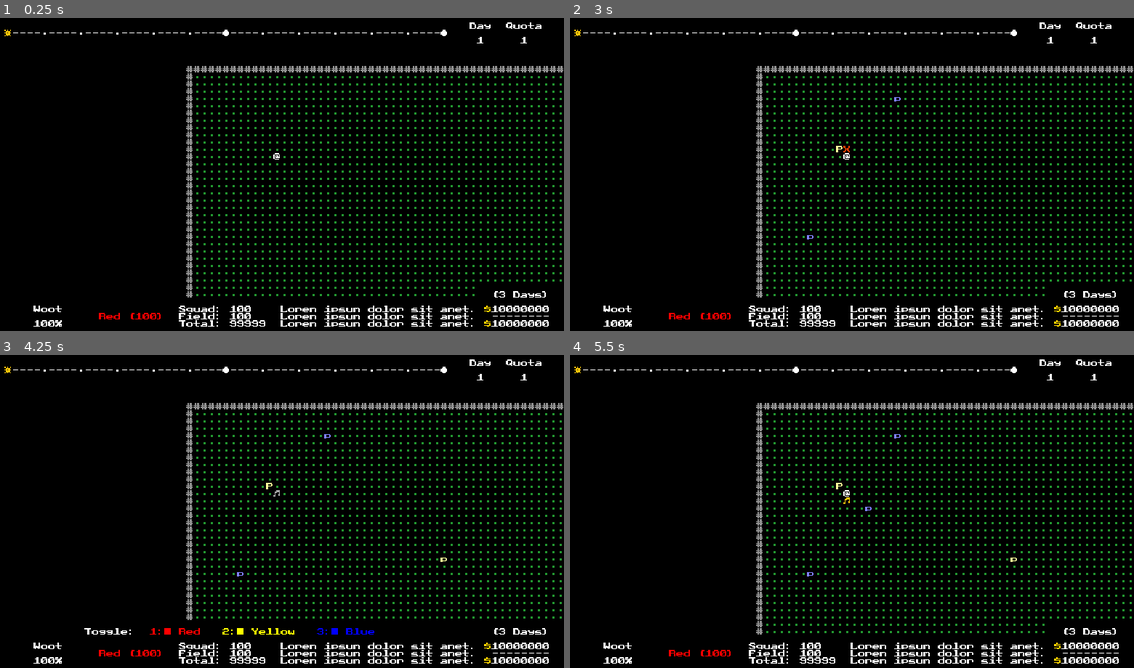
Above: before the commit, frames 1-4 (two rows, left to right).
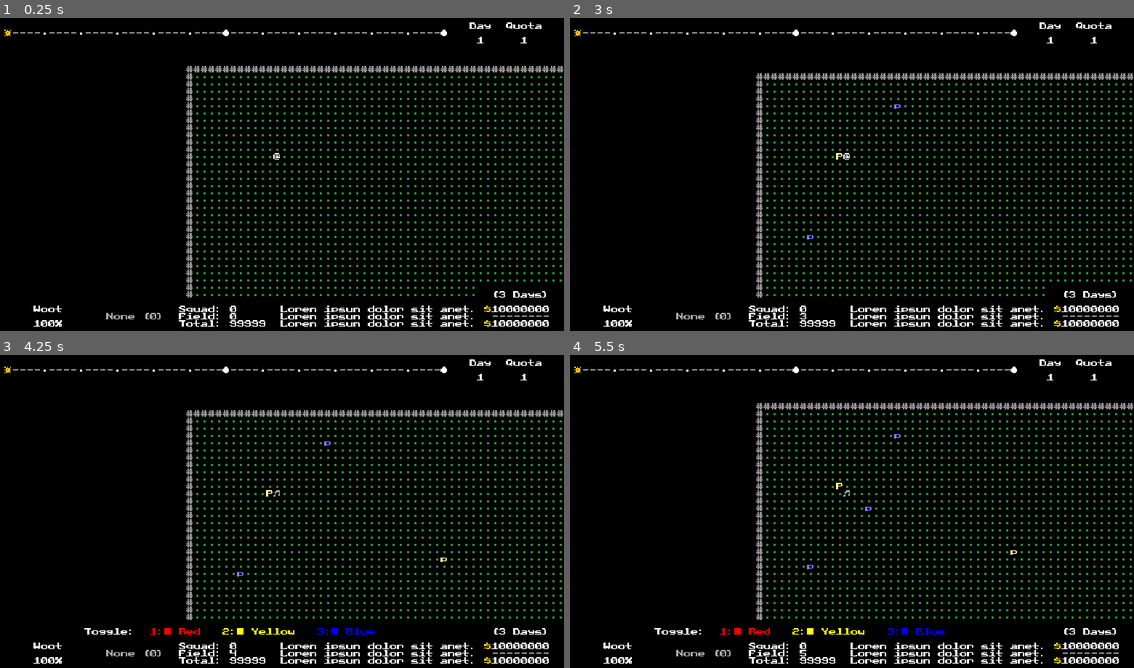
Above: after the commit, the same moments.

Repository: w00tyd00d/Roguemin
Game: Godot game, scene res://prefabs/main.tscn
Same seed, same stepped clock (60 frames per second), same inputs: the game is played once before the commit and once after it.
Inputs (mouse positions are in pixels of both pictures, inside the frame that each line leads up to):
- Up to frame 1 (0.25 s): no input
- Up to frame 2 (3 s): tap Enter at 0.5, 2 s; move the mouse to (840, 152) at 0.52 s; hold E (c_cycle_right) 0.53-1.28 s; tap F (c_throw) at 0.6, 2.3 s; click (840, 152) at 0.67 s; tap W (c_whistle) at 0.8, 1.35 s; tap Space at 1.25, 2.75 s; move the mouse to (727, 187) at 1.27 s; hold Down (c_down) 1.28-2.03 s; click (727, 187) at 1.55 s; move the mouse to (902, 99) at 2.02 s; press the mouse at (902, 99) at 2.03 s; hold E (c_cycle_right) 2.03-2.78 s; move the mouse to (812, 237) at 2.77 s; release the mouse at (812, 237) at 2.78 s; hold Up (c_up) from 2.78 s (still down); tap A (c_attack) at 2.85 s; click (812, 237) at 2.92 s
- Up to frame 3 (4.25 s): tap W (c_whistle) at 3.05 s; tap Enter at 3.5 s; move the mouse to (445, 558) at 3.52 s; release Up (c_up) at 3.53 s; press the mouse at (445, 558) at 3.53 s; hold Q (c_cycle_left) from 3.53 s (still down); tap Z (c_camera) at 3.6 s
- Up to frame 4 (5.5 s): tap Space at 4.25 s; move the mouse to (671, 458) at 4.27 s; release the mouse at (671, 458) at 4.28 s; tap D (c_dismiss) at 4.35 s; tap F (c_throw) at 4.55 s; move the mouse to (874, 508) at 5.02 s; release Q (c_cycle_left) at 5.03 s; hold Down (c_down) from 5.03 s (still down); tap X (c_examine) at 5.1 s; click (874, 508) at 5.17 s; tap W (c_whistle) at 5.3 s

The runs differ from the first frame. In frame 1, 0.2% of the frame differs, in the area x 17-45%, y 91-97%; in frame 2, 2.1%, in the area x 17-100%, y 15-97%; in frame 3, 2.1%; in frame 4, 0.9%.

Commit message:
Added unit counting and selection

Diff:
--- a/prefabs/screens/game_screen.tscn
+++ b/prefabs/screens/game_screen.tscn
@@ -1,8 +1,9 @@
-[gd_scene load_steps=5 format=4 uid="uid://dsae24ufyx8er"]
+[gd_scene load_steps=6 format=4 uid="uid://dsae24ufyx8er"]
 
 [ext_resource type="PackedScene" uid="uid://be46f0movhp5e" path="res://prefabs/dual_map_layer.tscn" id="1_d8h6j"]
 [ext_resource type="PackedScene" uid="uid://77dxilf67abv" path="res://prefabs/unit_container.tscn" id="1_ina8e"]
 [ext_resource type="Script" path="res://scripts/debug_viewport.gd" id="1_piihe"]
+[ext_resource type="Script" path="res://scripts/hud.gd" id="3_akf2x"]
 [ext_resource type="PackedScene" uid="uid://dt2ovg1fyjgyq" path="res://prefabs/pikmin_toggle.tscn" id="4_3d2ly"]
 
 [node name="GameScreen" type="Control"]
@@ -27,6 +28,7 @@
 unique_name_in_owner = true
 
 [node name="HUD" type="CanvasLayer" parent="."]
+script = ExtResource("3_akf2x")
 
 [node name="StaticLayer" parent="HUD" instance=ExtResource("1_d8h6j")]
 tile_map_data = PackedByteArray("AAAAACwAAgAAAAAAAAABACwAAgAAAAAAAAACACwAAgAAAAAAAAADACwAAgAAAAAAAAAEACwAAgAAAAAAAAAFAC …(8640 unchanged characters)…
@@ -62,14 +64,14 @@
 
 [node name="SelectedUnit" type="Label" parent="HUD"]
 unique_name_in_owner = true
-modulate = Color(1, 0, 0, 1)
+self_modulate = Color(0.662745, 0.662745, 0.662745, 1)
 custom_minimum_size = Vector2(96, 8)
 offset_left = 104.0
 offset_top = 336.0
 offset_right = 176.0
 offset_bottom = 344.0
 theme_override_font_sizes/font_size = 8
-text = "Red (100)"
+text = "None (0)"
 horizontal_alignment = 2
 
 [node name="SquadCount" type="Label" parent="HUD"]
@@ -80,7 +82,7 @@
 offset_right = 248.0
 offset_bottom = 336.0
 theme_override_font_sizes/font_size = 8
-text = "Squad: 100"
+text = "Squad: 0"
 
 [node name="FieldCount" type="Label" parent="HUD"]
 unique_name_in_owner = true
@@ -90,7 +92,7 @@
 offset_right = 296.0
 offset_bottom = 344.0
 theme_override_font_sizes/font_size = 8
-text = "Field: 100"
+text = "Field: 0"
 
 [node name="TotalCount" type="Label" parent="HUD"]
 unique_name_in_owner = true
--- a/project.godot
+++ b/project.godot
@@ -28,6 +28,7 @@
 [debug]
 
 gdscript/warnings/unused_signal=0
+gdscript/warnings/int_as_enum_without_cast=0
 
 [display]
 
--- a/scripts/entities/player.gd
+++ b/scripts/entities/player.gd
@@ -10,8 +10,17 @@
     Type.Unit.BLUE: true,
 }
 
+var selected_unit := Type.Unit.NONE :
+    set(type):
+        selected_unit = type
+        GameState.update_selected_unit.emit(type)
+
 ## The number of units within the player's squad
-var unit_count := 0
+var unit_count := 0 :
+    set(n):
+        unit_count = n
+        GameState.update_squad_count.emit(unit_count)
+        GameState.update_selected_unit.emit(selected_unit)
 
 # var whistle_size : int :
 #     set(size):
@@ -55,16 +64,41 @@
     # _draw_tether()
 
 
+func cycle_selected_unit(left := false) -> void:
+    var strikes := 0
+    var type := selected_unit
+    while strikes < 3:
+
+        if left: type = (4 + type - 1) % 4
+        else: type = (type + 1) % 4
+
+        if type == Type.Unit.NONE: continue
+        if get_unit_count(type) > 0:
+            selected_unit = type
+            return
+
+        strikes += 1
+
+    selected_unit = Type.Unit.NONE
+
 func add_unit(unit: Unit) -> void:
-    if not _units[unit.type].has(unit):
-        _units[unit.type][unit] = true
-        unit_count += 1
+    if _units[unit.type].has(unit): return
+
+    _units[unit.type][unit] = true
+    unit_count += 1
+
+    if selected_unit == Type.Unit.NONE:
+        selected_unit = unit.type
 
 
 func remove_unit(unit: Unit) -> void:
-    if _units[unit.type].has(unit):
-        _units[unit.type].erase(unit)
-        unit_count -= 1
+    if not _units[unit.type].has(unit): return
+
+    _units[unit.type].erase(unit)
+    unit_count -= 1
+
+    if unit_count == 0:
+        selected_unit = Type.Unit.NONE
 
 
 func toggle_unit(type: Type.Unit) -> void:
@@ -75,7 +109,7 @@
 
 func get_unit_count(type := Type.Unit.NONE) -> int:
     if type == Type.Unit.NONE:
-        return unit_count
+        return 0
     return _units[type].size()
 
 
--- a/scripts/entities/unit.gd
+++ b/scripts/entities/unit.gd
@@ -43,10 +43,25 @@
     add_to_group(&"units")
 
 
+static func metadata(_type: Type.Unit) -> Dictionary:
+    match _type:
+        Type.Unit.RED: return { name = "Red", color = Color.RED }
+        Type.Unit.YELLOW: return { name = "Yellow", color = Color.YELLOW }
+        Type.Unit.BLUE: return { name = "Blue", color = Color.BLUE }
+        Type.Unit.NONE: return { name = "None", color = Color.DARK_GRAY }
+    return {}
+
+
+func get_metadata() -> Dictionary:
+    return Unit.metadata(type)
+
+
 func reset() -> void:
     hide()
     energy_points = 0
     posture_points = 0
+
+    GameState.player.remove_unit(self)
 
     grid_position = Vector2()
 
--- a/scripts/game_state.gd
+++ b/scripts/game_state.gd
@@ -7,7 +7,7 @@
 signal display_unit_toggle(val: bool)
 signal update_unit_toggle(dict: Dictionary)
 
-signal update_unit_count(type: Type.Unit, count: int)
+signal update_selected_unit(type: Type.Unit)
 
 signal update_squad_count(count: int)
 signal update_field_count(count: int)
--- /dev/null
+++ b/scripts/hud.gd
@@ -0,0 +1,45 @@
+extends CanvasLayer
+
+## The heads up display for the game.
+
+@onready var player_name := $PlayerName as Label
+@onready var player_health := $PlayerHealth as Label
+@onready var selected_unit := $SelectedUnit as Label
+@onready var squad_count := $SquadCount as Label
+@onready var field_count := $FieldCount as Label
+@onready var total_count := $TotalCount as Label
+
+
+func _ready() -> void:
+    GameState.update_selected_unit.connect(_update_selected_unit)
+    GameState.update_squad_count.connect(_update_squad_count)
+    GameState.update_field_count.connect(_update_field_count)
+    GameState.update_total_count.connect(_update_total_count)
+
+
+func _update_selected_unit(type: Type.Unit) -> void:
+    var player := GameState.player
+    var count := 0 if type == Type.Unit.NONE else player.get_unit_count(type)
+    var data := Unit.metadata(type)
+
+    if count == 0 and not type == Type.Unit.NONE:
+        player.cycle_selected_unit()
+        return
+
+    # FILTER OUT ANY THAT ARE TOO FAR AWAY
+
+    const STRING := "{0} ({1})"
+    selected_unit.text = STRING.format([data.name, count])
+    selected_unit.self_modulate = data.color
+
+
+func _update_squad_count(count: int) -> void:
+    squad_count.text = "Squad: {0}".format([count])
+
+
+func _update_field_count(count: int) -> void:
+    field_count.text = "Field: {0}".format([count])
+
+
+func _update_total_count(count: int) -> void:
+    total_count.text = "Total: {0}".format([count])
--- a/scripts/lib/type.gd
+++ b/scripts/lib/type.gd
@@ -6,7 +6,7 @@
 enum Tile { VOID, WALL, GRASS, WATER, ENTITY }
 
 ## The types of helper units.
-enum Unit { NONE, RED, YELLOW, BLUE }
+enum Unit { RED, YELLOW, BLUE, NONE }
 
 ## The hazards that will do harm entities.
 enum Hazard { WATER, FIRE }
--- a/scripts/states/player_throw.gd
+++ b/scripts/states/player_throw.gd
@@ -1,7 +1,5 @@
 class_name PlayerThrow extends PlayerState
 
-
-var selected_type := Type.Unit.RED
 
 var grid_position : Vector2i :
     set(vec):
@@ -26,16 +24,20 @@
             &"c_cancel":
                 state_changed.emit("walk")
             &"c_cycle_right":
-                pass
+                player.cycle_selected_unit()
+                return [false]
             &"c_cycle_left":
-                pass
+                player.cycle_selected_unit(true)
+                return [false]
             &"c_whistle":
                 state_changed.emit("whistle")
             &"c_throw":
-                if selected_type != Type.Unit.NONE:
+                if player.selected_unit != Type.Unit.NONE:
                     var tile := world.get_closest_empty_tile(grid_position)
-                    var unit := player.grab_unit(selected_type)
+                    var unit := player.grab_unit(player.selected_unit)
                     player.throw_unit(unit, tile)
+                    if player.selected_unit == Type.Unit.NONE:
+                        state_changed.emit("walk")
                     return [true, 1]
 
 
--- a/scripts/states/player_walk.gd
+++ b/scripts/states/player_walk.gd
@@ -17,15 +17,18 @@
             &"c_whistle":
                 print("WHISTLE STATE!")
                 state_changed.emit("whistle")
-                return [false]
             &"c_throw":
-                print("WE'RE THROWING")
-                state_changed.emit("throw")
-                return [false]
+                if player.unit_count > 0:
+                    print("WE'RE THROWING, DUDE")
+                    state_changed.emit("throw")
             &"c_dismiss":
                 for unit in player.get_all_units():
                     unit.go_idle()
                 return [true, 4]
+            &"c_cycle_right":
+                player.cycle_selected_unit()
+            &"c_cycle_left":
+                player.cycle_selected_unit(true)
             &"c_wait":
                 print("WE'RE WAITING")
                 return [true, 4]
--- a/scripts/states/player_whistle.gd
+++ b/scripts/states/player_whistle.gd
@@ -38,7 +38,7 @@
                 player.toggle_unit(Type.Unit.YELLOW)
             &"c_toggle_blue":
                 player.toggle_unit(Type.Unit.BLUE)
-            &"c_whistle":
+            &"c_whistle", &"c_throw":
                 world.whistle.activate(whistle_level)
                 for pos in _get_whistle_area():
                     world.get_tile(pos).whistled()
--- a/scripts/world/world.gd
+++ b/scripts/world/world.gd
@@ -23,7 +23,10 @@
 var unit_container : UnitContainer # injected upon World creation
 
 ## The number of [Unit] objects currently out on the field.
-var unit_count := 0
+var unit_count := 0 :
+    set(n):
+        unit_count = n
+        GameState.update_field_count.emit(n)
 
 ## The [Whistle] object.
 @onready var whistle := $Whistle as Whistle
@@ -129,6 +132,7 @@
 
     unit.spawn(pos, type, [true,false].pick_random())
     tile.add_unit(unit)
+    unit_count += 1
 
 
 func in_bounds(vec: Vector2i) -> bool:
